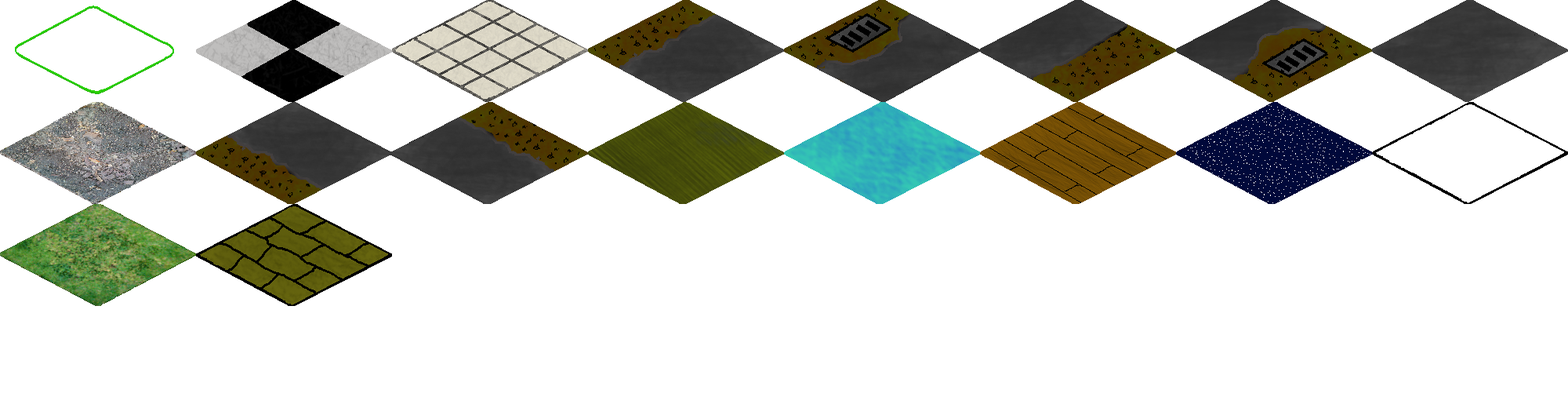
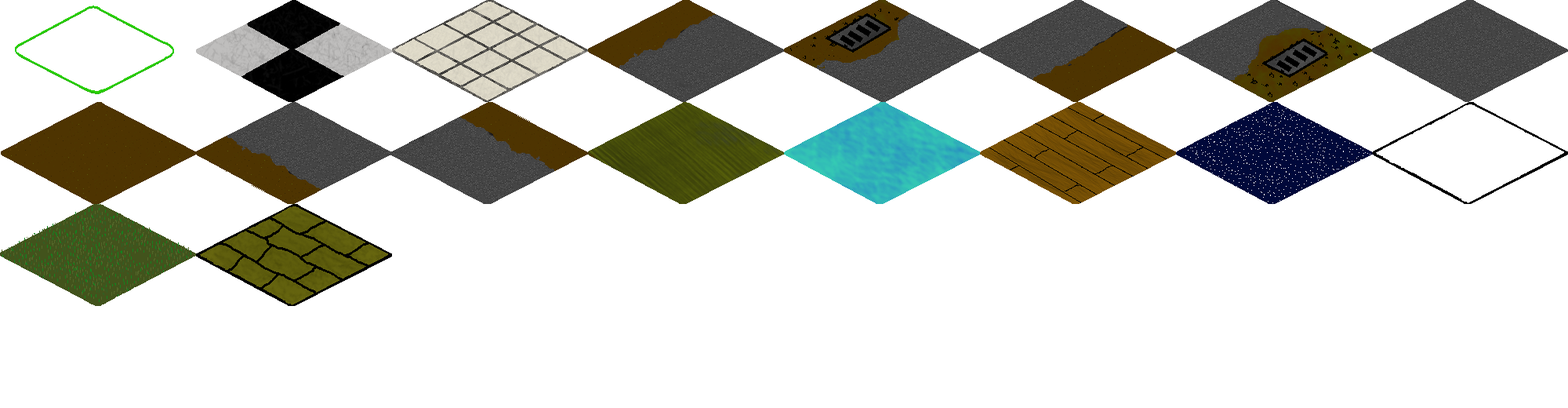
Two versions of the same layered image (1568 x 408). Layer-by-layer changes:
painted on "tiles250x129.png" over [0, 0, 1568, 306]
